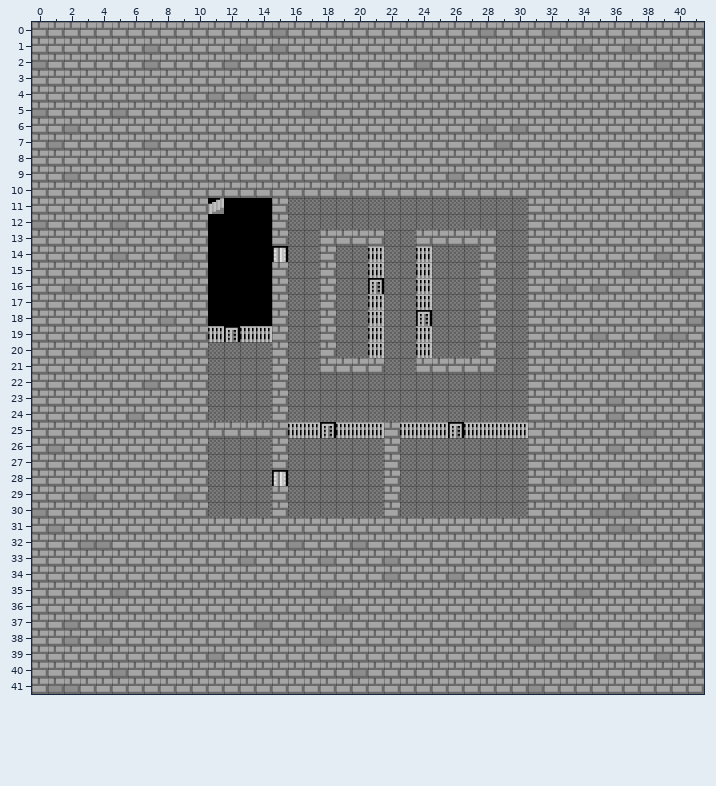
Tiled map: ptsd-template-main/Resources/Map/TiledProject/Area2_1.tmx. The picture above is the old version.
Cells are 28x28 px. Shown: x 0..41, y 0..41.
New version:
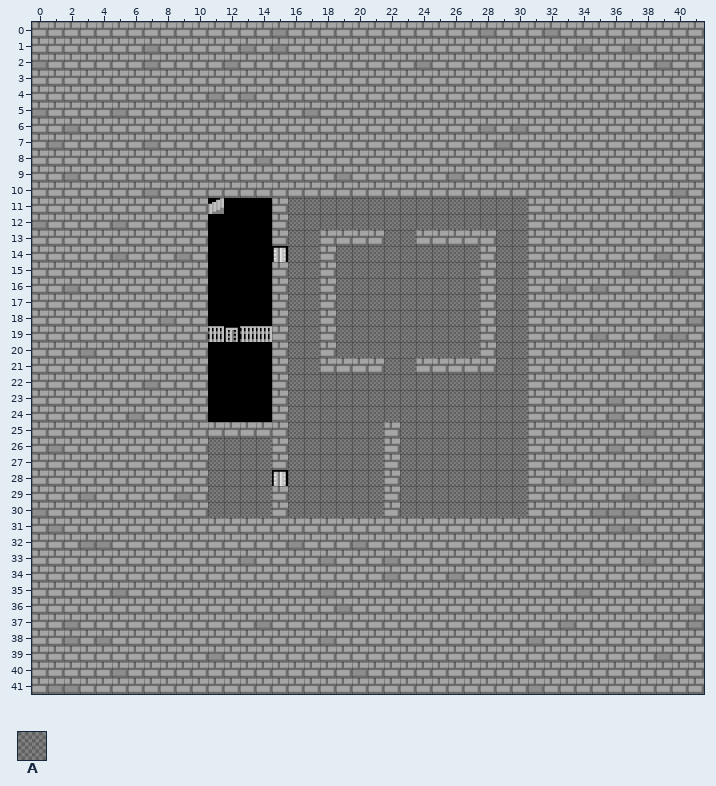
Key: from "Resource": A 7 "Unexplored".
Objects are placed by their top-left corner, in cells (3,4 is the top-left corner of cell 3,4); size is 1x1 cell unless given.
Change:
Layer "Unexplored":
added: A "Unexplored" at 21,14
added: A "Unexplored" at 24,14
added: A "Unexplored" at 21,15
added: A "Unexplored" at 24,15
added: A "Unexplored" at 21,16
added: A "Unexplored" at 24,16
added: A "Unexplored" at 21,17
added: A "Unexplored" at 24,17
added: A "Unexplored" at 21,18
added: A "Unexplored" at 24,18
added: A "Unexplored" at 21,19
added: A "Unexplored" at 24,19
added: A "Unexplored" at 21,20
added: A "Unexplored" at 24,20
added: A "Unexplored" at 16,25
added: A "Unexplored" at 17,25
added: A "Unexplored" at 18,25
added: A "Unexplored" at 19,25
added: A "Unexplored" at 20,25
added: A "Unexplored" at 21,25
added: A "Unexplored" at 23,25
added: A "Unexplored" at 24,25
added: A "Unexplored" at 25,25
added: A "Unexplored" at 26,25
added: A "Unexplored" at 27,25
added: A "Unexplored" at 28,25
added: A "Unexplored" at 29,25
added: A "Unexplored" at 30,25
removed: A "Unexplored" at 11,20
removed: A "Unexplored" at 12,20
removed: A "Unexplored" at 13,20
removed: A "Unexplored" at 14,20
removed: A "Unexplored" at 11,21
removed: A "Unexplored" at 12,21
removed: A "Unexplored" at 13,21
removed: A "Unexplored" at 14,21
removed: A "Unexplored" at 11,22
removed: A "Unexplored" at 12,22
removed: A "Unexplored" at 13,22
removed: A "Unexplored" at 14,22
removed: A "Unexplored" at 11,23
removed: A "Unexplored" at 12,23
removed: A "Unexplored" at 13,23
removed: A "Unexplored" at 14,23
removed: A "Unexplored" at 11,24
removed: A "Unexplored" at 12,24
removed: A "Unexplored" at 13,24
removed: A "Unexplored" at 14,24
Pixel boxes of the changes (left, top, right, bottom) in both pictures:
added: (368, 246, 384, 358)
added: (416, 246, 432, 358)
removed: (208, 342, 272, 422)
added: (288, 422, 384, 438)
added: (400, 422, 528, 438)
